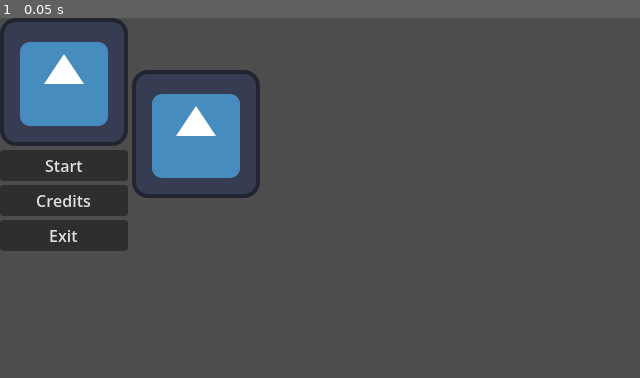
Above: before the commit, frame 1.
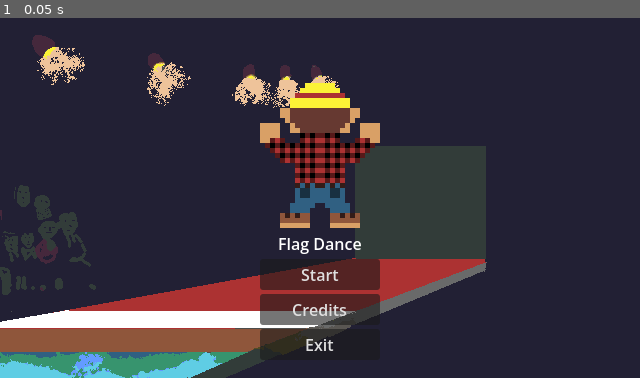
Above: after the commit, the same moment.

Repository: adhan-razzaque/ggj-2026
Game: Godot game, scene res://build_scenes/main_menu.tscn
Same seed, same stepped clock (60 frames per second), same inputs: the game is played once before the commit and once after it. The engine's default icon, where the game draws it, is replaced by a stand-in: a white triangle on a blue panel in a dark square.
Inputs:
- Up to frame 1 (0.05 s): no input

The runs differ from the first frame. In frame 1, 93% of the frame differs, in the area x 0-100%, y 0-100%.

Commit message:
Get the lane, background, and wall art in

Diff:
--- /dev/null
+++ b/build_scenes/credits.tscn
@@ -0,0 +1,92 @@
+[gd_scene format=3 uid="uid://bfgpdup8fs2yy"]
+
+[ext_resource type="Theme" uid="uid://d1qv2kubn6bsx" path="res://credits/credits_theme.tres" id="1_iibgj"]
+[ext_resource type="Script" uid="uid://kohg63iymqi6" path="res://credits/credits.gd" id="1_r07n1"]
+
+[node name="Credits" type="Control" unique_id=770103363]
+layout_mode = 3
+anchors_preset = 15
+anchor_right = 1.0
+anchor_bottom = 1.0
+grow_horizontal = 2
+grow_vertical = 2
+size_flags_horizontal = 3
+size_flags_vertical = 3
+script = ExtResource("1_r07n1")
+main_menu = "res://build_scenes/main_menu.tscn"
+
+[node name="BackgroundColorRect" type="ColorRect" parent="." unique_id=1432292238]
+layout_mode = 1
+anchors_preset = 15
+anchor_right = 1.0
+anchor_bottom = 1.0
+grow_horizontal = 2
+grow_vertical = 2
+color = Color(0.67274, 0.3237428, 0.2817885, 1)
+
+[node name="MarginContainer" type="MarginContainer" parent="." unique_id=44268452]
+layout_mode = 1
+anchors_preset = 15
+anchor_right = 1.0
+anchor_bottom = 1.0
+grow_horizontal = 2
+grow_vertical = 2
+theme = ExtResource("1_iibgj")
+theme_override_constants/margin_left = 25
+theme_override_constants/margin_top = 25
+theme_override_constants/margin_right = 25
+theme_override_constants/margin_bottom = 25
+
+[node name="VBoxContainer" type="VBoxContainer" parent="MarginContainer" unique_id=1429374747]
+layout_mode = 2
+
+[node name="PanelContainer" type="PanelContainer" parent="MarginContainer/VBoxContainer" unique_id=806998168]
+layout_mode = 2
+size_flags_vertical = 3
+
+[node name="VBoxContainer" type="VBoxContainer" parent="MarginContainer/VBoxContainer/PanelContainer" unique_id=824875647]
+layout_mode = 2
+
+[node name="Title" type="Label" parent="MarginContainer/VBoxContainer/PanelContainer/VBoxContainer" unique_id=988236186]
+layout_mode = 2
+text = "Credits"
+horizontal_alignment = 1
+
+[node name="HSeparator" type="HSeparator" parent="MarginContainer/VBoxContainer/PanelContainer/VBoxContainer" unique_id=2005598201]
+layout_mode = 2
+
+[node name="MarginContainer" type="MarginContainer" parent="MarginContainer/VBoxContainer/PanelContainer/VBoxContainer" unique_id=1990480395]
+layout_mode = 2
+theme = ExtResource("1_iibgj")
+theme_override_constants/margin_left = 25
+theme_override_constants/margin_top = 25
+theme_override_constants/margin_right = 25
+theme_override_constants/margin_bottom = 25
+
+[node name="HBoxContainer" type="HBoxContainer" parent="MarginContainer/VBoxContainer/PanelContainer/VBoxContainer/MarginContainer" unique_id=1058171064]
+layout_mode = 2
+
+[node name="CreditsNames" type="Label" parent="MarginContainer/VBoxContainer/PanelContainer/VBoxContainer/MarginContainer/HBoxContainer" unique_id=409256325]
+layout_mode = 2
+size_flags_horizontal = 3
+size_flags_vertical = 3
+theme = ExtResource("1_iibgj")
+text = "Adhan Razzaque
+Noah Kuhn"
+
+[node name="CreditsActivities" type="Label" parent="MarginContainer/VBoxContainer/PanelContainer/VBoxContainer/MarginContainer/HBoxContainer" unique_id=1648794676]
+layout_mode = 2
+size_flags_horizontal = 3
+size_flags_vertical = 3
+theme = ExtResource("1_iibgj")
+text = "Programming/Art/Design
+Music"
+horizontal_alignment = 2
+
+[node name="BackButton" type="Button" parent="MarginContainer/VBoxContainer" unique_id=389395978]
+layout_mode = 2
+size_flags_horizontal = 8
+size_flags_vertical = 4
+text = "Back"
+
+[connection signal="pressed" from="MarginContainer/VBoxContainer/BackButton" to="." method="_on_back_button_pressed"]
--- a/build_scenes/main_menu.tscn
+++ b/build_scenes/main_menu.tscn
@@ -1,37 +1,72 @@
 [gd_scene format=3 uid="uid://c2amqg31700nl"]
 
-[ext_resource type="Texture2D" uid="uid://c2tos1omse0cv" path="res://icon.svg" id="1_0ettg"]
+[ext_resource type="Script" uid="uid://d22c571bo1lnr" path="res://main_menu/main_menu.gd" id="1_ad7ie"]
+[ext_resource type="Texture2D" uid="uid://c1rg8ef2plspr" path="res://level/background.png" id="2_hxx3s"]
+[ext_resource type="Texture2D" uid="uid://cywybh8q2jsxd" path="res://player/player_sprite_up.png" id="3_hxx3s"]
 
-[node name="MainMenu" type="MarginContainer" unique_id=289470858]
+[node name="MainMenu" type="Control" unique_id=870297261 node_paths=PackedStringArray("start_button", "credits_button", "exit_button")]
+layout_mode = 3
+anchors_preset = 15
+anchor_right = 1.0
+anchor_bottom = 1.0
+grow_horizontal = 2
+grow_vertical = 2
+size_flags_horizontal = 3
+size_flags_vertical = 3
+script = ExtResource("1_ad7ie")
+start_button = NodePath("MarginContainer/VBoxContainer/MenuOptions/Start")
+credits_button = NodePath("MarginContainer/VBoxContainer/MenuOptions/Credits")
+exit_button = NodePath("MarginContainer/VBoxContainer/MenuOptions/Exit")
 
-[node name="HBoxContainer" type="HBoxContainer" parent="." unique_id=1213195679]
+[node name="TextureRect" type="TextureRect" parent="." unique_id=320687187]
+layout_mode = 1
+anchors_preset = 15
+anchor_right = 1.0
+anchor_bottom = 1.0
+grow_horizontal = 2
+grow_vertical = 2
+texture = ExtResource("2_hxx3s")
+
+[node name="MarginContainer" type="MarginContainer" parent="." unique_id=178089656]
+layout_mode = 0
+offset_left = 25.0
+offset_top = 25.0
+offset_right = 615.0
+offset_bottom = 367.0
+theme_override_constants/margin_left = 25
+theme_override_constants/margin_top = 25
+theme_override_constants/margin_right = 25
+theme_override_constants/margin_bottom = 25
+
+[node name="VBoxContainer" type="VBoxContainer" parent="MarginContainer" unique_id=715570927]
 layout_mode = 2
+size_flags_horizontal = 3
 
-[node name="VBoxContainer" type="VBoxContainer" parent="HBoxContainer" unique_id=715570927]
+[node name="Logo" type="TextureRect" parent="MarginContainer/VBoxContainer" unique_id=377845030]
+custom_minimum_size = Vector2(0, 160)
 layout_mode = 2
+texture = ExtResource("3_hxx3s")
+stretch_mode = 5
 
-[node name="Logo" type="TextureRect" parent="HBoxContainer/VBoxContainer" unique_id=377845030]
+[node name="Title" type="Label" parent="MarginContainer/VBoxContainer" unique_id=591123614]
 layout_mode = 2
-texture = ExtResource("1_0ettg")
+text = "Flag Dance"
+horizontal_alignment = 1
 
-[node name="MenuOptions" type="VBoxContainer" parent="HBoxContainer/VBoxContainer" unique_id=58970344]
+[node name="MenuOptions" type="VBoxContainer" parent="MarginContainer/VBoxContainer" unique_id=58970344]
+custom_minimum_size = Vector2(120, 0)
 layout_mode = 2
+size_flags_horizontal = 4
+alignment = 1
 
-[node name="Start" type="Button" parent="HBoxContainer/VBoxContainer/MenuOptions" unique_id=2089001931]
+[node name="Start" type="Button" parent="MarginContainer/VBoxContainer/MenuOptions" unique_id=2089001931]
 layout_mode = 2
 text = "Start"
 
-[node name="Credits" type="Button" parent="HBoxContainer/VBoxContainer/MenuOptions" unique_id=678455217]
+[node name="Credits" type="Button" parent="MarginContainer/VBoxContainer/MenuOptions" unique_id=678455217]
 layout_mode = 2
 text = "Credits"
 
-[node name="Exit" type="Button" parent="HBoxContainer/VBoxContainer/MenuOptions" unique_id=1292567780]
+[node name="Exit" type="Button" parent="MarginContainer/VBoxContainer/MenuOptions" unique_id=1292567780]
 layout_mode = 2
 text = "Exit"
-
-[node name="CenterContainer" type="CenterContainer" parent="HBoxContainer" unique_id=292496661]
-layout_mode = 2
-
-[node name="TextureRect" type="TextureRect" parent="HBoxContainer/CenterContainer" unique_id=1642636104]
-layout_mode = 2
-texture = ExtResource("1_0ettg")
--- /dev/null
+++ b/credits/credits.gd
@@ -0,0 +1,6 @@
+extends Control
+
+@export_file_path("*.tscn") var main_menu: String
+
+func _on_back_button_pressed() -> void:
+	get_tree().change_scene_to_file(main_menu)
--- /dev/null
+++ b/credits/credits_theme.tres
@@ -0,0 +1,3 @@
+[gd_resource type="Theme" format=3 uid="uid://d1qv2kubn6bsx"]
+
+[resource]
--- a/level/level_ui_base.tscn
+++ b/level/level_ui_base.tscn
@@ -1,56 +1,36 @@
 [gd_scene format=3 uid="uid://dg0xd8qls8q5a"]
 
-[ext_resource type="Script" uid="uid://cukneud56fc1" path="res://wall/wall.gd" id="1_qmiyr"]
-[ext_resource type="Texture2D" uid="uid://c2tos1omse0cv" path="res://icon.svg" id="2_7ak56"]
+[ext_resource type="PackedScene" uid="uid://uyx8jr141fyw" path="res://wall/wall.tscn" id="1_tlipp"]
 [ext_resource type="PackedScene" uid="uid://b1pjx3qk33gmt" path="res://level/level_base.tscn" id="3_w6fek"]
 [ext_resource type="Script" uid="uid://jjcwacdl1ybs" path="res://level/controls_ui.gd" id="4_fm06m"]
 [ext_resource type="PackedScene" uid="uid://dckd2y6i0iely" path="res://round/round.tscn" id="4_tlipp"]
 [ext_resource type="PackedScene" uid="uid://cd0wkkmk0h4of" path="res://player/player_display.tscn" id="6_qotdi"]
+[ext_resource type="Texture2D" uid="uid://c1rg8ef2plspr" path="res://level/background.png" id="6_ug7r8"]
 
 [sub_resource type="ButtonGroup" id="ButtonGroup_qotdi"]
 
 [node name="LevelUiBase" type="Node2D" unique_id=566148448]
 
-[node name="Wall" type="Node2D" parent="." unique_id=963792758]
-position = Vector2(349, 86)
-script = ExtResource("1_qmiyr")
-metadata/_custom_type_script = "uid://cukneud56fc1"
+[node name="BackgroundSprite" type="Sprite2D" parent="." unique_id=271031812]
+position = Vector2(320, 180)
+texture = ExtResource("6_ug7r8")
 
-[node name="LaneSprite" type="Sprite2D" parent="Wall" unique_id=629204087]
-position = Vector2(-106.99998, 110)
-rotation = 0.9388088
-scale = Vector2(0.81428784, 2.1308494)
-texture = ExtResource("2_7ak56")
+[node name="Wall" parent="." unique_id=980710243 instance=ExtResource("1_tlipp")]
+position = Vector2(420, 177)
 
-[node name="WallSprite" type="Sprite2D" parent="Wall" unique_id=492248415]
-texture = ExtResource("2_7ak56")
+[node name="Line2D" parent="Wall" index="1" unique_id=264821457]
+points = PackedVector2Array(0, 0, -254, 70)
 
-[node name="CorrectDisplay" parent="Wall/WallSprite" unique_id=699561014 instance=ExtResource("6_qotdi")]
-offset_left = -109.0
-offset_top = -28.0
-offset_right = 110.0
-offset_bottom = 36.0
+[node name="PlayerDisplay" parent="." unique_id=786894169 instance=ExtResource("6_qotdi")]
+offset_left = 30.0
+offset_top = 276.0
+offset_right = 299.0
+offset_bottom = 308.0
 
-[node name="Line2D" type="Line2D" parent="Wall" unique_id=1791392133]
-points = PackedVector2Array(0, 0, -184, 160)
-width = 0.0
-default_color = Color(0, 0, 0, 0)
-
-[node name="MarginContainer" type="Control" parent="." unique_id=1456249942]
-layout_mode = 3
-anchors_preset = 15
-anchor_right = 1.0
-anchor_bottom = 1.0
-offset_right = 640.0
-offset_bottom = 360.0
-grow_horizontal = 2
-grow_vertical = 2
-
-[node name="ControlsUIContainer" type="MarginContainer" parent="MarginContainer" unique_id=505083090 node_paths=PackedStringArray("operator_container", "choice_container", "submit_button")]
-layout_mode = 0
-offset_left = 303.0
-offset_top = 168.0
-offset_right = 640.0
+[node name="ControlsUIContainer" type="MarginContainer" parent="." unique_id=505083090 node_paths=PackedStringArray("operator_container", "choice_container", "submit_button")]
+offset_left = 485.0
+offset_top = 85.0
+offset_right = 627.0
 offset_bottom = 360.0
 script = ExtResource("4_fm06m")
 operator_container = NodePath("VBoxContainer/OperatorContainer")
@@ -58,41 +38,34 @@
 submit_button = NodePath("VBoxContainer/CenterContainer/SubmitButton")
 operator_button_group = SubResource("ButtonGroup_qotdi")
 
-[node name="VBoxContainer" type="VBoxContainer" parent="MarginContainer/ControlsUIContainer" unique_id=949823908]
+[node name="VBoxContainer" type="VBoxContainer" parent="ControlsUIContainer" unique_id=949823908]
 layout_mode = 2
 
-[node name="ChoiceDisplay" parent="MarginContainer/ControlsUIContainer/VBoxContainer" unique_id=709871913 instance=ExtResource("6_qotdi")]
+[node name="ChoiceDisplay" parent="ControlsUIContainer/VBoxContainer" unique_id=709871913 instance=ExtResource("6_qotdi")]
 custom_minimum_size = Vector2(0, 64)
 layout_mode = 2
 
-[node name="OperatorContainer" type="HBoxContainer" parent="MarginContainer/ControlsUIContainer/VBoxContainer" unique_id=1011830265]
+[node name="OperatorContainer" type="HBoxContainer" parent="ControlsUIContainer/VBoxContainer" unique_id=1011830265]
 layout_mode = 2
 alignment = 1
 
-[node name="Button" type="Button" parent="MarginContainer/ControlsUIContainer/VBoxContainer/OperatorContainer" unique_id=1576123565]
+[node name="Button" type="Button" parent="ControlsUIContainer/VBoxContainer/OperatorContainer" unique_id=1576123565]
 layout_mode = 2
 text = "OR"
 
-[node name="Button2" type="Button" parent="MarginContainer/ControlsUIContainer/VBoxContainer/OperatorContainer" unique_id=1647908625]
+[node name="Button2" type="Button" parent="ControlsUIContainer/VBoxContainer/OperatorContainer" unique_id=1647908625]
 layout_mode = 2
 text = "AND"
 
-[node name="ChoiceContainer" type="HBoxContainer" parent="MarginContainer/ControlsUIContainer/VBoxContainer" unique_id=1871790874]
+[node name="ChoiceContainer" type="HBoxContainer" parent="ControlsUIContainer/VBoxContainer" unique_id=1871790874]
 layout_mode = 2
 
-[node name="CenterContainer" type="CenterContainer" parent="MarginContainer/ControlsUIContainer/VBoxContainer" unique_id=1965484257]
+[node name="CenterContainer" type="CenterContainer" parent="ControlsUIContainer/VBoxContainer" unique_id=1965484257]
 layout_mode = 2
 
-[node name="SubmitButton" type="Button" parent="MarginContainer/ControlsUIContainer/VBoxContainer/CenterContainer" unique_id=1956454843]
+[node name="SubmitButton" type="Button" parent="ControlsUIContainer/VBoxContainer/CenterContainer" unique_id=1956454843]
 layout_mode = 2
 text = "Submit"
-
-[node name="PlayerDisplay" parent="MarginContainer" unique_id=786894169 instance=ExtResource("6_qotdi")]
-layout_mode = 0
-offset_left = 25.0
-offset_top = 223.0
-offset_right = 294.0
-offset_bottom = 287.0
 
 [node name="LevelBase" parent="." unique_id=1262444287 instance=ExtResource("3_w6fek")]
 
@@ -100,7 +73,9 @@
 operators = Array[int]([0, 1])
 
 [connection signal="new_answer_selected" from="LevelBase" to="Wall/WallSprite/CorrectDisplay" method="build_player_texture"]
-[connection signal="new_choice_selected" from="LevelBase" to="MarginContainer/ControlsUIContainer/VBoxContainer/ChoiceDisplay" method="build_player_texture"]
-[connection signal="new_player_selected" from="LevelBase" to="MarginContainer/PlayerDisplay" method="build_player_texture"]
+[connection signal="new_choice_selected" from="LevelBase" to="ControlsUIContainer/VBoxContainer/ChoiceDisplay" method="build_player_texture"]
+[connection signal="new_player_selected" from="LevelBase" to="PlayerDisplay" method="build_player_texture"]
 [connection signal="round_begun" from="LevelBase" to="Wall" method="_on_round_begun"]
-[connection signal="round_begun" from="LevelBase" to="MarginContainer/ControlsUIContainer" method="on_round_begun"]
+[connection signal="round_begun" from="LevelBase" to="ControlsUIContainer" method="on_round_begun"]
+
+[editable path="Wall"]
--- /dev/null
+++ b/main_menu/main_menu.gd
@@ -0,0 +1,31 @@
+class_name MainMenu extends Control
+
+@export_file_path("*.tscn") var first_level_path: String
+@export_file_path("*.tscn") var credits_path: String
+
+
+@export var start_button: BaseButton
+@export var credits_button: BaseButton
+@export var exit_button: BaseButton
+
+
+# Called when the node enters the scene tree for the first time.
+func _ready() -> void:
+	start_button.pressed.connect(_on_start_pressed)
+	credits_button.pressed.connect(_on_credits_pressed)
+	exit_button.pressed.connect(_on_exit_pressed)
+
+	if OS.get_name() == "Web":
+		exit_button.hide()
+
+
+func _on_start_pressed() -> void:
+	get_tree().change_scene_to_file(first_level_path)
+
+
+func _on_credits_pressed() -> void:
+	get_tree().change_scene_to_file(credits_path)
+
+
+func _on_exit_pressed() -> void:
+	get_tree().quit()
--- /dev/null
+++ b/wall/wall.tscn
@@ -0,0 +1,22 @@
+[gd_scene format=3 uid="uid://uyx8jr141fyw"]
+
+[ext_resource type="Script" uid="uid://cukneud56fc1" path="res://wall/wall.gd" id="1_1w5xe"]
+[ext_resource type="Texture2D" uid="uid://bcicxp48no5a2" path="res://wall/wall.png" id="2_1w5xe"]
+[ext_resource type="PackedScene" uid="uid://cd0wkkmk0h4of" path="res://player/player_display.tscn" id="3_8s4k5"]
+
+[node name="Wall" type="Node2D" unique_id=980710243]
+script = ExtResource("1_1w5xe")
+metadata/_custom_type_script = "uid://cukneud56fc1"
+
+[node name="WallSprite" type="Sprite2D" parent="." unique_id=1715877714]
+texture = ExtResource("2_1w5xe")
+
+[node name="CorrectDisplay" parent="WallSprite" unique_id=699561014 instance=ExtResource("3_8s4k5")]
+offset_left = -49.0
+offset_top = 32.0
+offset_right = 47.0
+offset_bottom = 64.0
+
+[node name="Line2D" type="Line2D" parent="." unique_id=264821457]
+points = PackedVector2Array(0, 0, -258, 61)
+default_color = Color(1, 1, 1, 0)
Not shown, added: credits/credits.gd.uid
Binary file added: level/background.aseprite
Binary file added: level/background.png
Not shown, added: level/background.png.import
Not shown, added: main_menu/main_menu.gd.uid
Binary file added: wall/wall.aseprite
Binary file added: wall/wall.png
Not shown, added: wall/wall.png.import
